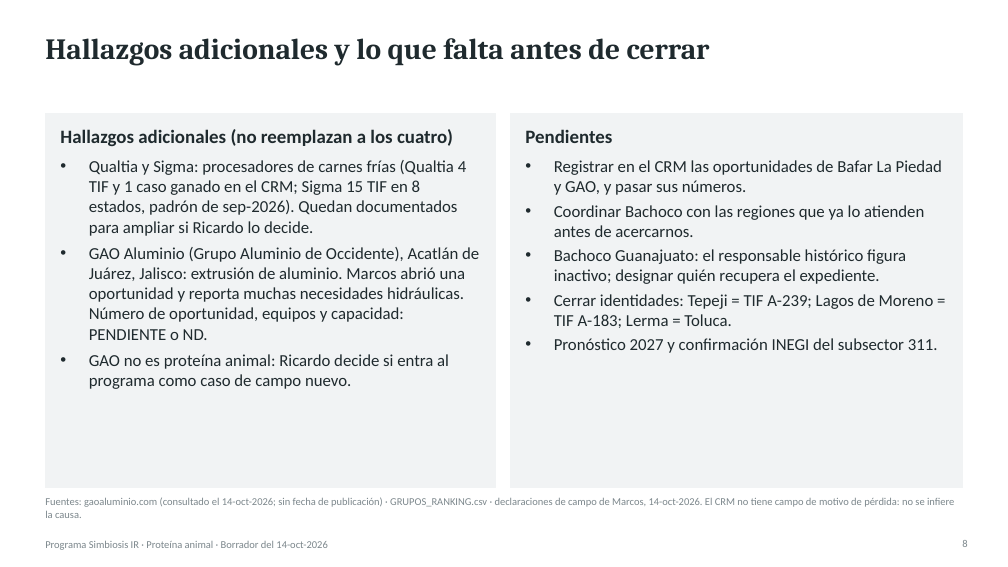
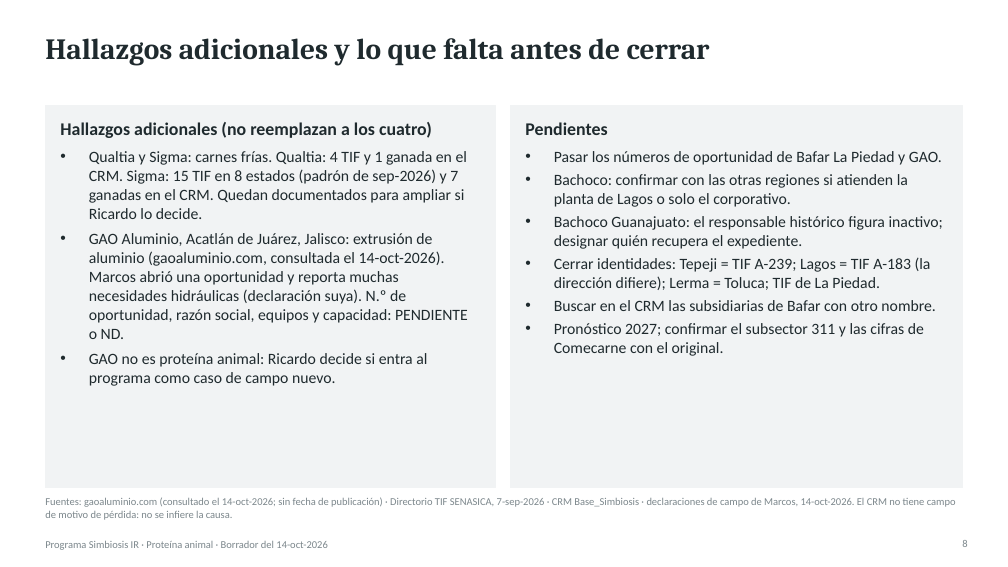
Before and after one commit to Marckqalex/Simbiosis-IR, a slide deck: slide 8 of entregables/Simbiosis_IR_Proteina_Animal_Entregable1.pptx. Drawn at 1008x567 pixels with LibreOffice and Linux fonts; fonts in the diff are those of the drawing. Boxes give left, top, right and bottom in pixels: in the first picture for what was removed or moved away, otherwise in the second. Text is boxed around its words. In the diff, an @@ line names an element or a change of style, - is before the commit and + after.

```diff
--- a/entregables/Simbiosis_IR_Proteina_Animal_Entregable1.pptx
+++ b/entregables/Simbiosis_IR_Proteina_Animal_Entregable1.pptx
@@ rectangle: place and size @@
-rectangle at box(45, 113, 495, 488)
+rectangle at box(45, 106, 495, 488)
@@ text "Hallazgos adicionales (no reemplazan a ...": place and size @@
-text "Hallazgos adicionales (no reemplazan a ..." at box(60, 129, 479, 389)
+text "Hallazgos adicionales (no reemplazan a ..." at box(60, 122, 468, 386)
@@ rectangle: place and size @@
-rectangle at box(510, 113, 963, 488)
+rectangle at box(510, 106, 963, 488)
@@ text "Pendientes": place and size @@
-text "Pendientes" at box(525, 129, 942, 353)
+text "Pendientes" at box(525, 122, 943, 356)
@@ text at box(60, 122, 432, 386): size 18 to 17 pt in "Hallazgos adicionales (no reemplazan a los cuatro)"; size 16 to 15 pt in "GAO no es proteína animal: Ricardo decide ..." @@
@@ text at box(525, 122, 943, 249): size 18 to 17 pt in "Pendientes"; size 16 to 15 pt in "Bachoco Guanajuato: el responsable histórico figura inactivo ..." @@
@@ text at box(89, 151, 468, 339): text changed; size 16 to 15 pt @@
-• Qualtia y Sigma: procesadores de carnes frías (Qualtia 4 TIF y 1 caso ganado en el CRM; Sigma 15 TIF en 8 estados, padrón de sep-2026). Quedan documentados para ampliar si Ricardo lo decide.
-• GAO Aluminio (Grupo Aluminio de Occidente), Acatlán de Juárez, Jalisco: extrusión de aluminio. Marcos abrió una oportunidad y reporta muchas necesidades hidráulicas. Número de oportunidad, equipos y capacidad: PENDIENTE o ND.
+• Qualtia y Sigma: carnes frías. Qualtia: 4 TIF y 1 ganada en el CRM. Sigma: 15 TIF en 8 estados (padrón de sep-2026) y 7 ganadas en el CRM. Quedan documentados para ampliar si Ricardo lo decide.
+• GAO Aluminio, Acatlán de Juárez, Jalisco: extrusión de aluminio (gaoaluminio.com, consultada el 14-oct-2026). Marcos abrió una oportunidad y reporta muchas necesidades hidráulicas (declaración suya). N.º de oportunidad, razón social, equipos y capacidad: PENDIENTE o ND.
@@ text at box(554, 151, 942, 207): text changed; size 16 to 15 pt @@
-• Registrar en el CRM las oportunidades de Bafar La Piedad y GAO, y pasar sus números.
-• Coordinar Bachoco con las regiones que ya lo atienden antes de acercarnos.
+• Pasar los números de oportunidad de Bafar La Piedad y GAO.
+• Bachoco: confirmar con las otras regiones si atienden la planta de Lagos o solo el corporativo.
@@ text at box(554, 257, 935, 356): text changed; size 16 to 15 pt @@
-• Cerrar identidades: Tepeji = TIF A-239; Lagos de Moreno = TIF A-183; Lerma = Toluca.
-• Pronóstico 2027 y confirmación INEGI del subsector 311.
+• Cerrar identidades: Tepeji = TIF A-239; Lagos = TIF A-183 (la dirección difiere); Lerma = Toluca; TIF de La Piedad.
+• Buscar en el CRM las subsidiarias de Bafar con otro nombre.
+• Pronóstico 2027; confirmar el subsector 311 y las cifras de Comecarne con el original.
@@ text at box(45, 497, 956, 520): text changed @@
-Fuentes: gaoaluminio.com (consultado el 14-oct-2026; sin fecha de publicación) · GRUPOS_RANKING.csv · declaraciones de campo de Marcos, 14-oct-2026. El CRM no tiene campo de motivo de pérdida: no se infiere la causa.
+Fuentes: gaoaluminio.com (consultado el 14-oct-2026; sin fecha de publicación) · Directorio TIF SENASICA, 7-sep-2026 · CRM Base_Simbiosis · declaraciones de campo de Marcos, 14-oct-2026. El CRM no tiene campo de motivo de pérdida: no se infiere la causa.
```
Also in this commit, not shown: 7 other slides changed, 1 slide added, 2 other files.
